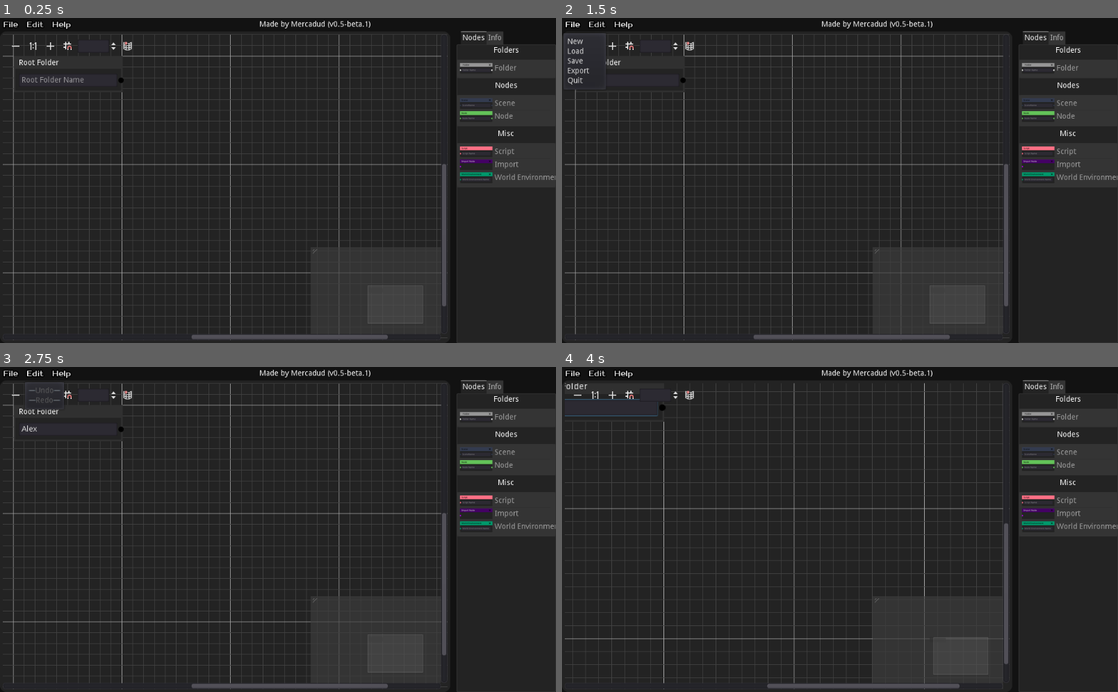
Above: before the commit, frames 1-4 (two rows, left to right).
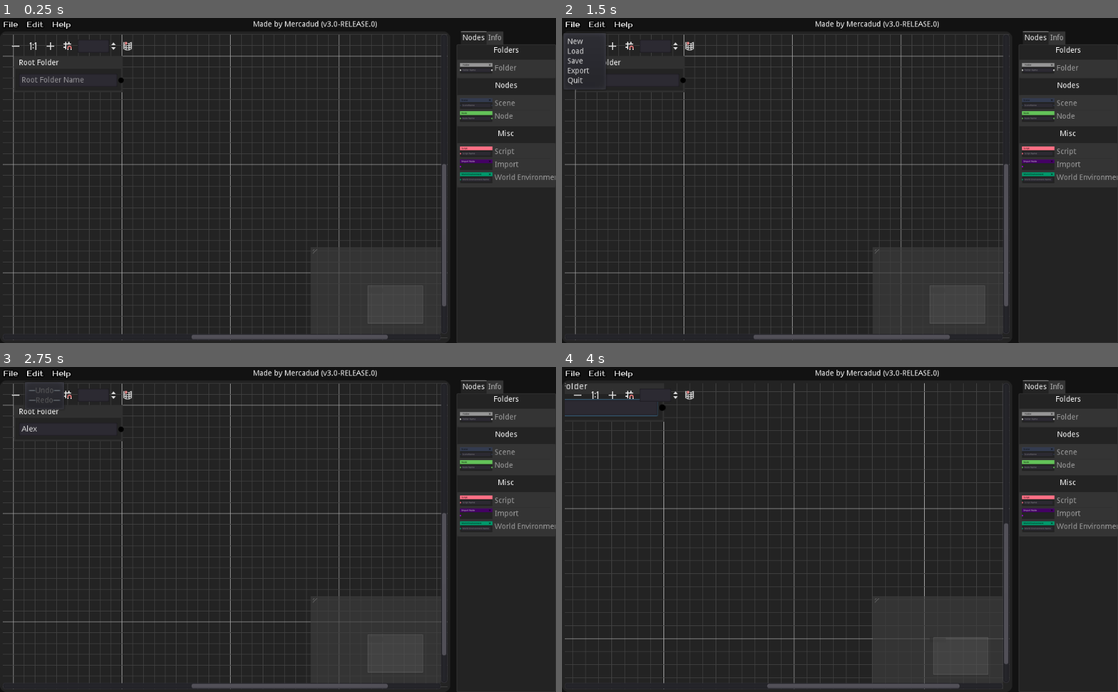
Above: after the commit, the same moments.

Repository: Mercadud/Godot-Project-Planner-Exporter
Game: Godot game, scene res://Scenes/Pages/Main Page.tscn
Same seed, same stepped clock (60 frames per second), same inputs: the game is played once before the commit and once after it.
Inputs (mouse positions are in pixels of both pictures, inside the frame that each line leads up to):
- Up to frame 1 (0.25 s): no input
- Up to frame 2 (1.5 s): click (628, 79) at 0.52 s; type "Alex" at 0.6 s; click "File" at 1.25 s
- Up to frame 3 (2.75 s): click "Edit" at 2 s
- Up to frame 4 (4 s): click (578, 396) at 2.75 s; click (612, 396) at 3.5 s

The runs differ from the first frame. In frame 1, 0.3% of the frame differs, in the area x 45-68%, y 0-4%; in frame 2, 0.3%; in frame 3, 0.3%; in frame 4, 0.3%.
Error in both runs: Invalid get index 'info' (on base: 'Nil'). (res://Script/Tree/editor/RootFolder.gd:16)

Commit message:
fixes and preparing release

Diff:
--- a/Scenes/Pages/Main Page.tscn
+++ b/Scenes/Pages/Main Page.tscn
@@ -172,7 +172,7 @@
 margin_top = 5.0
 margin_right = 1024.0
 margin_bottom = 19.0
-text = "Made by Mercadud (v0.5-beta.1)"
+text = "Made by Mercadud (v3.0-RELEASE.0)"
 align = 1
 valign = 1
 
@@ -326,31 +326,8 @@
 "_edit_use_anchors_": false
 }
 
-[node name="Folder" type="VBoxContainer" parent="Mount/MainWindow/Editor/Select/Info"]
-visible = false
-margin_top = 26.0
-margin_right = 200.0
-margin_bottom = 50.0
-script = ExtResource( 12 )
-
-[node name="FolderName" type="HSplitContainer" parent="Mount/MainWindow/Editor/Select/Info/Folder"]
-margin_right = 200.0
-margin_bottom = 24.0
-dragger_visibility = 2
-
-[node name="Label" type="Label" parent="Mount/MainWindow/Editor/Select/Info/Folder/FolderName"]
-margin_top = 5.0
-margin_right = 86.0
-margin_bottom = 19.0
-text = "Folder Name:"
-
-[node name="LineEdit" type="LineEdit" parent="Mount/MainWindow/Editor/Select/Info/Folder/FolderName"]
-margin_left = 86.0
-margin_right = 200.0
-margin_bottom = 24.0
-placeholder_text = "Folder Name"
-
 [node name="RootFolder" type="VBoxContainer" parent="Mount/MainWindow/Editor/Select/Info"]
+visible = false
 margin_top = 26.0
 margin_right = 200.0
 margin_bottom = 166.0
@@ -460,6 +437,30 @@
 align = 1
 suffix = "px"
 
+[node name="Folder" type="VBoxContainer" parent="Mount/MainWindow/Editor/Select/Info"]
+visible = false
+margin_top = 26.0
+margin_right = 200.0
+margin_bottom = 50.0
+script = ExtResource( 12 )
+
+[node name="FolderName" type="HSplitContainer" parent="Mount/MainWindow/Editor/Select/Info/Folder"]
+margin_right = 200.0
+margin_bottom = 24.0
+dragger_visibility = 2
+
+[node name="Label" type="Label" parent="Mount/MainWindow/Editor/Select/Info/Folder/FolderName"]
+margin_top = 5.0
+margin_right = 86.0
+margin_bottom = 19.0
+text = "Folder Name:"
+
+[node name="LineEdit" type="LineEdit" parent="Mount/MainWindow/Editor/Select/Info/Folder/FolderName"]
+margin_left = 86.0
+margin_right = 200.0
+margin_bottom = 24.0
+placeholder_text = "Folder Name"
+
 [node name="Scene" type="VBoxContainer" parent="Mount/MainWindow/Editor/Select/Info"]
 visible = false
 margin_top = 26.0
@@ -504,6 +505,7 @@
 selected = 0
 
 [node name="ConnectScript" type="HSplitContainer" parent="Mount/MainWindow/Editor/Select/Info/Scene"]
+visible = false
 margin_right = 40.0
 margin_bottom = 40.0
 
--- a/Script/Saver.gd
+++ b/Script/Saver.gd
@@ -60,7 +60,6 @@
 	var isTrue = true
 	var message = ""
 	for node in get_tree().get_nodes_in_group("node"):
-		print("checking: " + node.info["nodeName"])
 		var nodeErr = node.checkSelf()
 		if nodeErr == null:
 			continue
@@ -214,7 +213,7 @@
 	#Open file and add the requirements
 	file.open(nodeList[rootFolderLocation]["path"] + "/project.godot", File.WRITE)
 	file.store_string("config_version=4\n\n_global_script_classes=[  ]\n_global_script_class_icons={\n\n}\n\n[application]\nconfig/name=\""
-	+ nodeList[rootFolderLocation]["name"] + "\"\n\n")
+	+ nodeList[rootFolderLocation]["projectName"] + "\"\n\n")
 	#singletons
 	var ScriptSingleton = false
 	for i in nodeList.size():
--- a/Script/Tree/Nodes/Script.gd
+++ b/Script/Tree/Nodes/Script.gd
@@ -28,7 +28,7 @@
 	if !info["name"].is_valid_filename():
 		return info["nodeName"]
 	var reg = RegEx.new()
-	reg.compile("/^[A-Za-z_]+[(][A-Za-z,_ ]*[)]$/g")
+	reg.compile("/^[A-Za-z_]+([A-Za-z,_ ]*)$/g")
 	for function in info["functions"].size():
 		var regular = reg.search(info["functions"][function])
 		print("RegEx issue: " + str(regular) + " from: " + info["functions"][function])
--- a/Script/Tree/editor/GraphEdit.gd
+++ b/Script/Tree/editor/GraphEdit.gd
@@ -69,7 +69,7 @@
 
 func checkConnected(to):
 	var isTrue = true
-	connectionList = get_connection_list()
+	updateConnectionList()
 	for i in connectionList.size():
 		if connectionList[i]["to"] == to:
 			isTrue = false
@@ -80,6 +80,9 @@
 	for i in connectionList.size():
 		get_node(connectionList[i]["to"]).info["parentNode"] = get_node(connectionList[i]["from"]).info["id"]
 
+
+# I will improve this to load nodes the same way the exporter exports nodes to
+# make it look nicer and less error prone in the next release hopefully
 func loadConnections():
 	###delete all current nodes###
 	updateConnectionList()
--- a/Script/Tree/editor/Script.gd
+++ b/Script/Tree/editor/Script.gd
@@ -24,7 +24,7 @@
 	for i in funcArr.size():
 		var function = LineEdit.new()
 		functions.add_child(function)
-		function.placeholder_text = "ready()"
+		function.placeholder_text = "_ready()"
 		function.connect("text_changed", self, "updateFunc")
 		if funcArr[i] != null:
 			functions.get_child(functions.get_child_count()-1).text = funcArr[i]
Not shown: 1 places in Scenes/Pages/Main Page.tscn that only renumber resources
